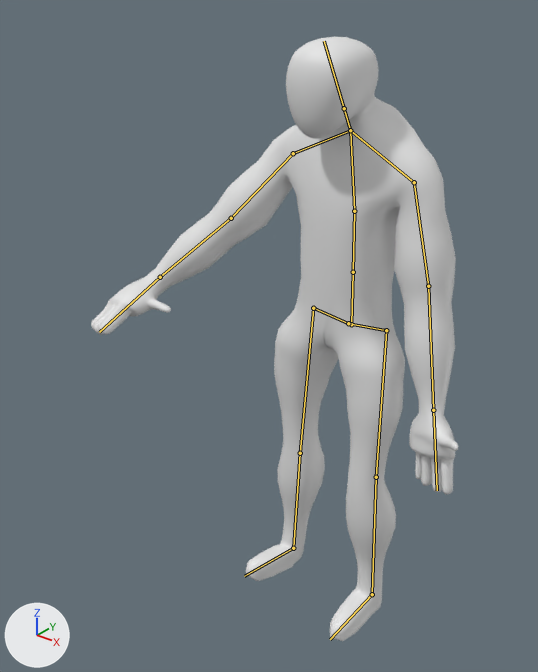
Two versions of the Blender file Assets/Enemy/Model/FinishedCharacter5.blend, one commit apart.
Both versions are drawn from a 50 mm camera at (1.68, -2.69, 3.02) aimed at (-0.27, -0.26, 1.51). Arrows for +X, +Y and +Z are at lower left; the lights stay in place. Both versions are drawn at frame 36 of the action 'Attack1'; the numbers are the values there. The bones that bend it are drawn over the model as lines.

Objects in the first picture: 'Skin'.
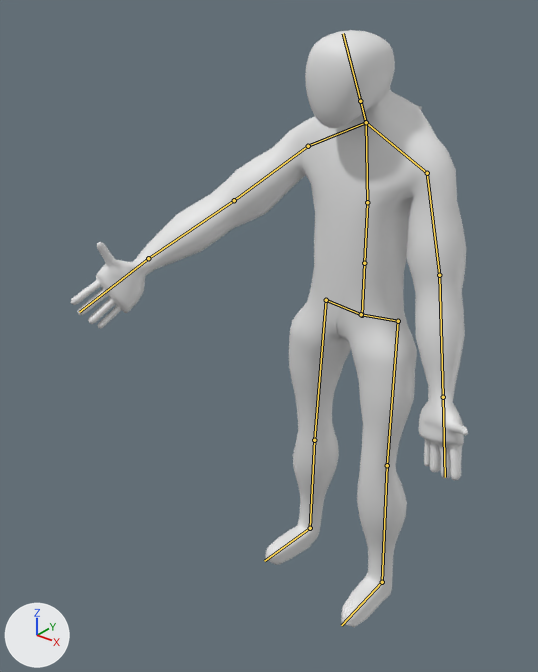
What the commit changed:
Bone 'Pelvis' (bone_pelvis) moves from (0.0, -0.001, 0.0) to (0.0, -0.001, 0.105).
Bone 'Pelvis' (bone_pelvis) turns from (3, 0, 0) to (1, 0, 0) degrees about its own x, y and z.
Bone 'UpperArm.R' (bone_upperarm_r) turns from (21, -8, 50) to (30, -10, 41) degrees about its own x, y and z.
Bone 'Upperarm.R' (bone_upperarm_r_) turns from (-4, 3, 18) to (4, 3, 25) degrees about its own x, y and z.
Bone 'Hand.R' (bone_hand_r) turns from (29, 12, 16) to (15, 144, 53) degrees about its own x, y and z.
Bone 'Bone.013' (bone_bone_013) moves from (0.017, -0.002, 0.0) to (0.009, -0.001, -0.106).
Bone 'Bone.014' (bone_bone_014) moves from (-0.017, -0.002, 0.0) to (-0.009, -0.001, -0.106).
Bone 'UpperLeg.R' (bone_upperleg_r) turns from (4, 6, 0) to (2, 5, 0) degrees about its own x, y and z.

Boxes (x1, y1, x2, y2) around the edits, measured in the pictures (538 x 672 px):
'Skin', posed (8% wider): before (91, 37, 458, 641); after (71, 30, 468, 627)
bone 'Pelvis', root to tip: before (351, 324) to (353, 272); after (362, 315) to (364, 263)
bone 'UpperArm.R', root to tip: before (293, 153) to (231, 218); after (308, 146) to (234, 200)
bone 'Upperarm.R', root to tip: before (231, 218) to (160, 277); after (234, 200) to (148, 258)
bone 'Hand.R', root to tip: before (160, 277) to (99, 332); after (148, 258) to (79, 312)
bone 'Bone.013', root to tip: before (348, 323) to (386, 330); after (361, 314) to (398, 321)
bone 'Bone.014', root to tip: before (348, 323) to (313, 308); after (361, 314) to (326, 300)
bone 'UpperLeg.R', root to tip: before (313, 308) to (300, 453); after (326, 300) to (314, 440)
